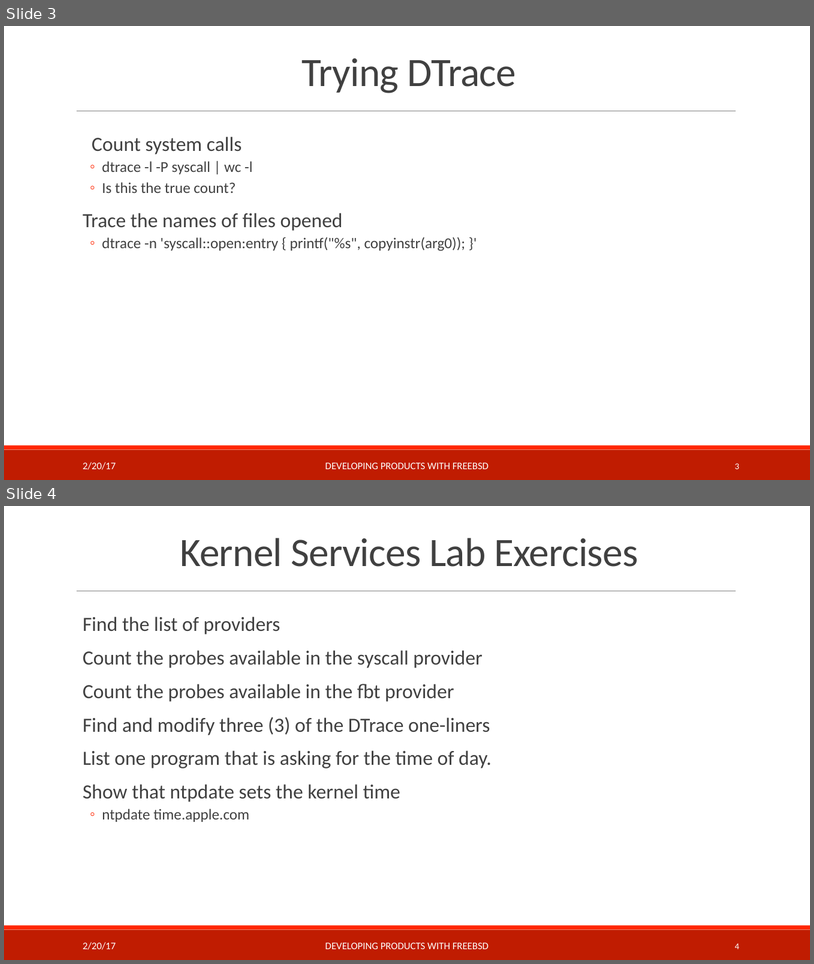
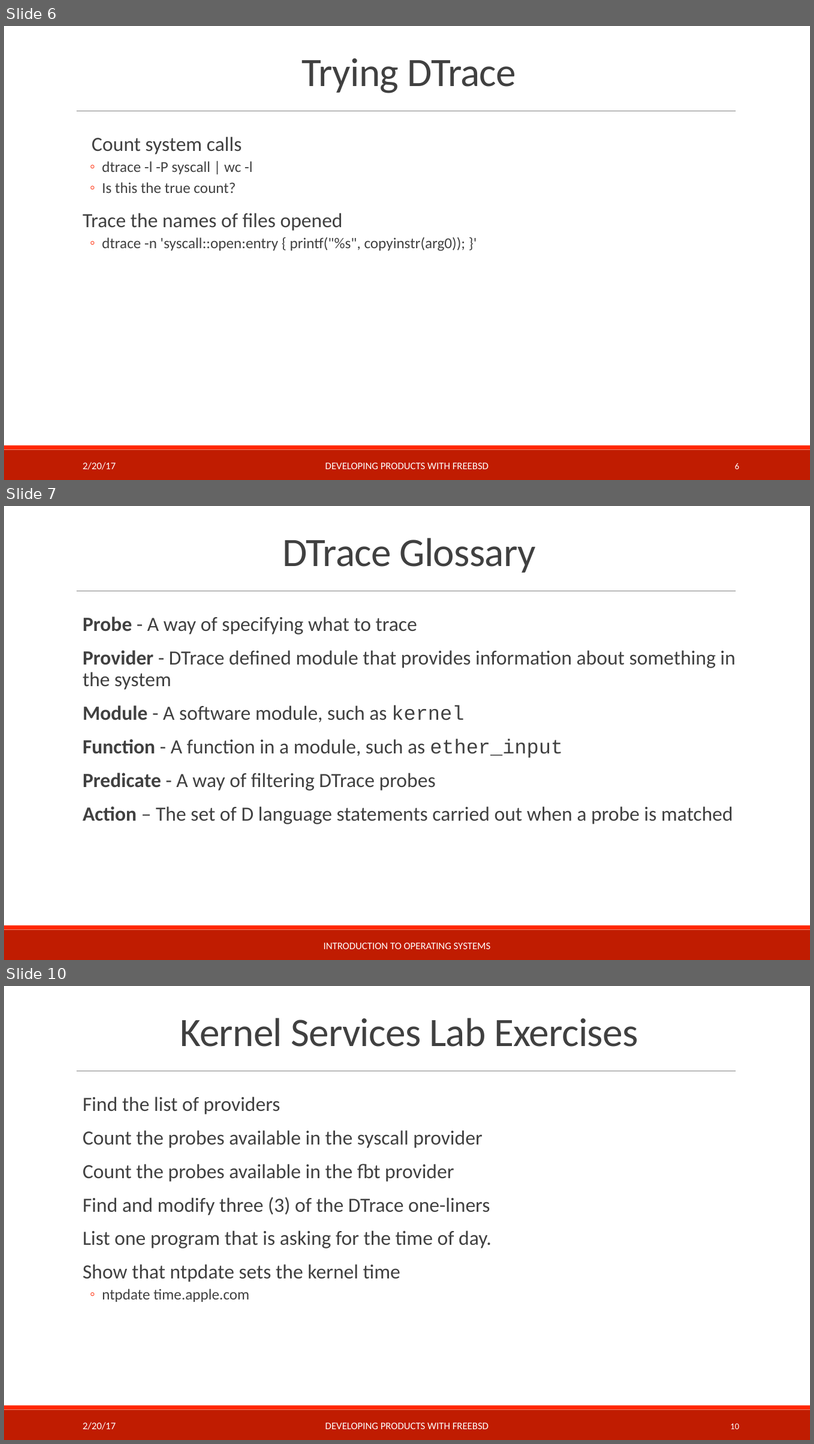
Before and after one commit to teachbsd/course, a slide deck: undergraduate/labs/kernel-services.pptx. Shown one above the other, each under a label of ours: slides 3 and 4 before the commit, slides 6, 7 and 10 after it; the slides between them are not shown. The pictures are 814x964 and 814x1444 pixels, drawn with LibreOffice and Linux fonts; fonts in the diff are those of the drawing; background and template pictures are left out. Boxes give left, top, right and bottom in pixels: in the first picture for what was removed or moved away, otherwise in the second. Text is boxed around its words. In the diff, an @@ line names an element or a change of style, - is before the commit and + after.

```diff
--- a/undergraduate/labs/kernel-services.pptx
+++ b/undergraduate/labs/kernel-services.pptx
@@ slide 7 added at (x1=4, y1=506, x2=810, y2=960), background #FFFFFF; not listed: 3 template elements that a slide beside it also shows @@
@@ title added at (x1=282, y1=538, x2=536, y2=573), 48 pt, text #404040 @@
+DTrace Glossary
@@ text added at (x1=83, y1=616, x2=735, y2=824), 24 pt, text #404040 @@
+  Probe - A way of specifying what to trace
+  Provider - DTrace defined module that provides information about something in the system
+  Module - A software module, such as kernel
+  Function - A function in a module, such as ether_input
+  Predicate - A way of filtering DTrace probes
+  Action – The set of D language statements carried out when a probe is matched
@@ text added at (x1=324, y1=942, x2=491, y2=949), 12 pt, text #FFFFFF @@
+INTRODUCTION TO OPERATING SYSTEMS
@@ what was slide 3 is now slide 6 @@
@@ page number at (x1=735, y1=463, x2=740, y2=469): text changed @@
-3
+6
@@ what was slide 4 is now slide 10 @@
@@ page number at (x1=731, y1=1423, x2=740, y2=1429): text changed @@
-4
+10
```
Also in this commit, not shown: 1 slide changed, 5 other slides added, 1 other file.
